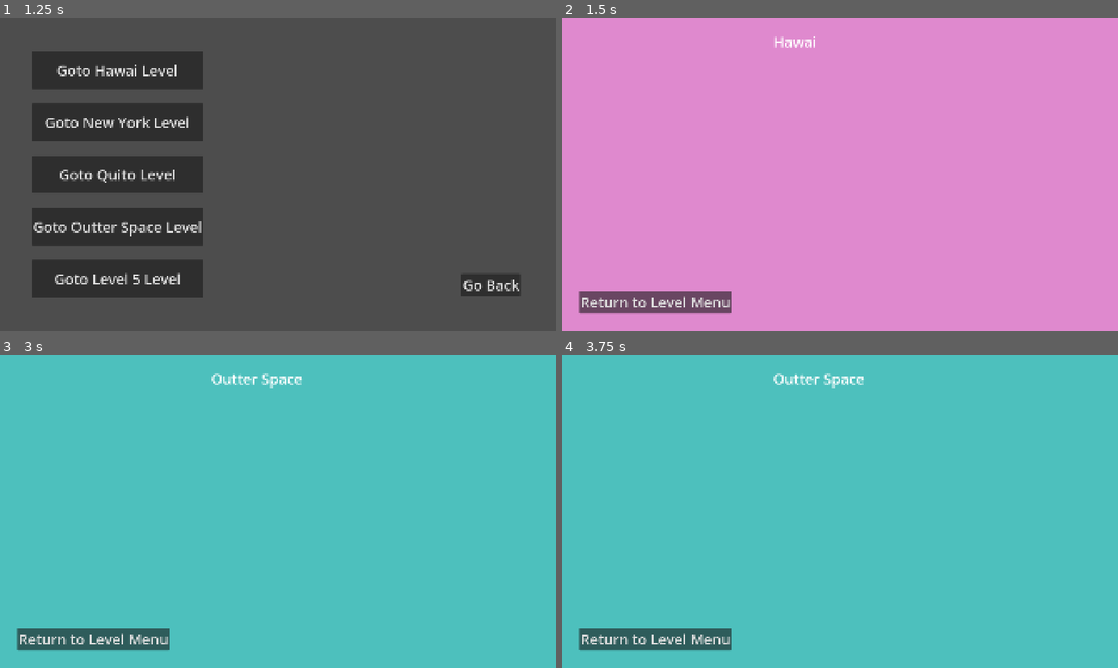
Above: before the commit, frames 1-4 (two rows, left to right).
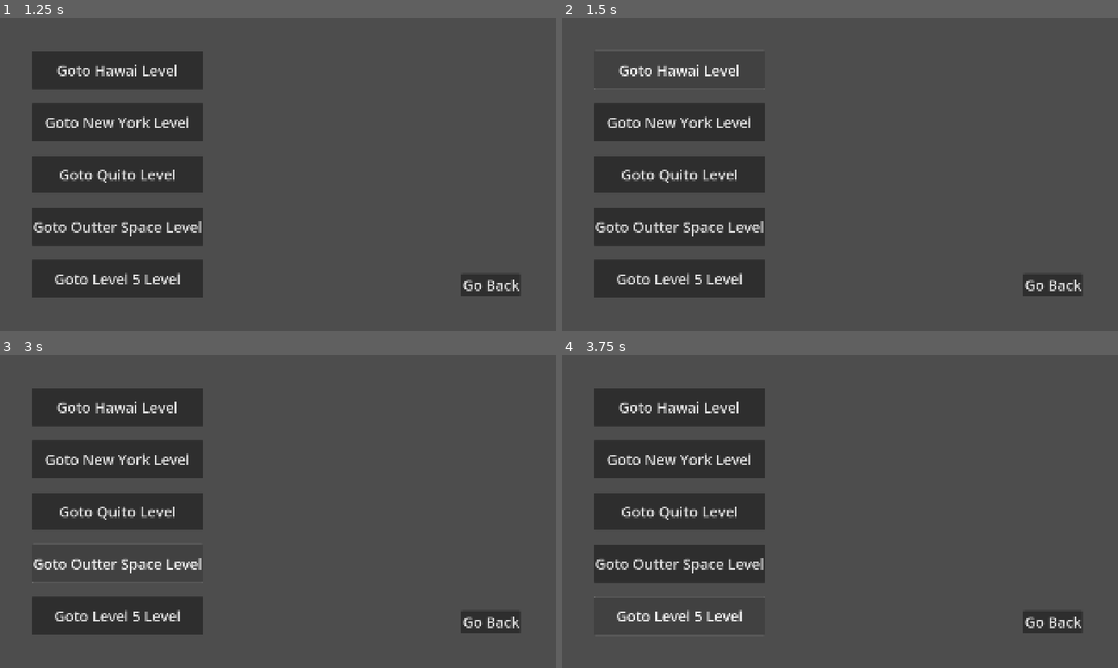
Above: after the commit, the same moments.

Repository: diablohumastudioadmin/data-systems
Game: Godot game, scene res://test_scenes/main_menu/main_menu.tscn
Two runs of this game, one before a commit and one after it. Both use one fixed random seed, a clock stepped at 60 frames per second and the inputs below.
Inputs (mouse positions are in pixels of both pictures, inside the frame that each line leads up to):
- Up to frame 1 (1.25 s): click "Go to Levels Menu" at 0.5 s
- Up to frame 2 (1.5 s): click "Goto Hawai Level" at 1.25 s
- Up to frame 3 (3 s): click (94, 639) at 2 s, where only the run before the commit has a clickable "Return to Level Menu"; click "Goto Outter Space Level" at 2.75 s
- Up to frame 4 (3.75 s): click (678, 614) at 3.5 s, where only the run after the commit has a clickable "Goto Level 5 Level"

Frame 1 is identical in both runs. In frame 2, 100% of the frame differs, in the area x 0-100%, y 0-100%; in frame 3, 100%; in frame 4, 100%.

Commit message:
fix re conect pressed gotolevelmenu.

Diff:
--- a/test_scenes/level_menu/goto_level_button/goto_level_button.gd
+++ b/test_scenes/level_menu/goto_level_button/goto_level_button.gd
@@ -9,6 +9,7 @@
 			_set_visuals()
 
 func _ready() -> void:
+	if Engine.is_editor_hint(): pressed.connect(_on_pressed)
 	if level:
 		_set_visuals()
 
--- a/test_scenes/level_menu/goto_level_button/goto_level_button.tscn
+++ b/test_scenes/level_menu/goto_level_button/goto_level_button.tscn
@@ -12,5 +12,3 @@
 text = "Goto Quito Level"
 script = ExtResource("2_8p526")
 level = ExtResource("3_cxx0g")
-
-[connection signal="pressed" from="." to="." method="_on_pressed"]
--- a/test_scenes/level_menu/level_menu.tscn
+++ b/test_scenes/level_menu/level_menu.tscn
@@ -1,14 +1,7 @@
-[gd_scene load_steps=10 format=3 uid="uid://cwiqpoedqo816"]
+[gd_scene load_steps=3 format=3 uid="uid://cwiqpoedqo816"]
 
 [ext_resource type="Theme" uid="uid://ddwm0nvjciyk4" path="res://assets/global_theme.tres" id="1_12tlg"]
 [ext_resource type="Script" uid="uid://dhy73htdp5mqw" path="res://test_scenes/level_menu/level_menu.gd" id="2_dm16c"]
-[ext_resource type="PackedScene" uid="uid://e5hlu5j1y33s" path="res://test_scenes/level_menu/goto_level_button/goto_level_button.tscn" id="3_wee5n"]
-[ext_resource type="Script" uid="uid://dpfycfmexihe0" path="res://test_scenes/level_menu/goto_level_button/goto_level_button.gd" id="4_nqyph"]
-[ext_resource type="Resource" uid="uid://ckta8aeop0t38" path="res://data_system/level/data/level_1.tres" id="5_yhmoj"]
-[ext_resource type="Resource" uid="uid://blm6abdjbh2xr" path="res://data_system/level/data/level_2.tres" id="6_vnpil"]
-[ext_resource type="Resource" uid="uid://djfedsl0ad6kh" path="res://data_system/level/data/level_3.tres" id="7_4u6ia"]
-[ext_resource type="Resource" uid="uid://dt87lrtp7jh70" path="res://data_system/level/data/level_4.tres" id="8_7cmdt"]
-[ext_resource type="Resource" uid="uid://b2rcqkitu74ti" path="res://data_system/level/data/level_5.tres" id="9_1ukfm"]
 
 [node name="LevelMenu" type="Control"]
 layout_mode = 3
@@ -33,46 +26,6 @@
 layout_mode = 2
 theme_override_constants/separation = 50
 
-[node name="Hawai" type="Button" parent="CenterContainer/GotoLevelButtonsContainer" instance=ExtResource("3_wee5n")]
-custom_minimum_size = Vector2(0, 130)
-layout_mode = 2
-theme = ExtResource("1_12tlg")
-text = "Goto Hawai Level"
-script = ExtResource("4_nqyph")
-level = ExtResource("5_yhmoj")
-
-[node name="New York" type="Button" parent="CenterContainer/GotoLevelButtonsContainer" instance=ExtResource("3_wee5n")]
-custom_minimum_size = Vector2(0, 130)
-layout_mode = 2
-theme = ExtResource("1_12tlg")
-text = "Goto New York Level"
-script = ExtResource("4_nqyph")
-level = ExtResource("6_vnpil")
-
-[node name="Quito" type="Button" parent="CenterContainer/GotoLevelButtonsContainer" instance=ExtResource("3_wee5n")]
-custom_minimum_size = Vector2(0, 130)
-layout_mode = 2
-theme = ExtResource("1_12tlg")
-text = "Goto Quito Level"
-script = ExtResource("4_nqyph")
-level = ExtResource("7_4u6ia")
-
-[node name="Outter Space" type="Button" parent="CenterContainer/GotoLevelButtonsContainer" instance=ExtResource("3_wee5n")]
-custom_minimum_size = Vector2(0, 130)
-layout_mode = 2
-theme = ExtResource("1_12tlg")
-text = "Goto Outter Space Level"
-script = ExtResource("4_nqyph")
-level = ExtResource("8_7cmdt")
-
-[node name="Level 5" type="Button" parent="CenterContainer/GotoLevelButtonsContainer" instance=ExtResource("3_wee5n")]
-custom_minimum_size = Vector2(0, 130)
-layout_mode = 2
-theme = ExtResource("1_12tlg")
-text = "Goto Level 5 Level"
-script = ExtResource("4_nqyph")
-level = ExtResource("9_1ukfm")
-
 [node name="GoToMainMenuButton" type="Button" parent="."]
 layout_mode = 0
 offset_left = 1594.0
@@ -81,9 +34,4 @@
 offset_bottom = 959.0
 text = "Go Back"
 
-[connection signal="pressed" from="CenterContainer/GotoLevelButtonsContainer/Hawai" to="CenterContainer/GotoLevelButtonsContainer/Hawai" method="_on_pressed"]
-[connection signal="pressed" from="CenterContainer/GotoLevelButtonsContainer/New York" to="CenterContainer/GotoLevelButtonsContainer/New York" method="_on_pressed"]
-[connection signal="pressed" from="CenterContainer/GotoLevelButtonsContainer/Quito" to="CenterContainer/GotoLevelButtonsContainer/Quito" method="_on_pressed"]
-[connection signal="pressed" from="CenterContainer/GotoLevelButtonsContainer/Outter Space" to="CenterContainer/GotoLevelButtonsContainer/Outter Space" method="_on_pressed"]
-[connection signal="pressed" from="CenterContainer/GotoLevelButtonsContainer/Level 5" to="CenterContainer/GotoLevelButtonsContainer/Level 5" method="_on_pressed"]
 [connection signal="pressed" from="GoToMainMenuButton" to="." method="_on_go_to_main_menu_button_pressed"]
